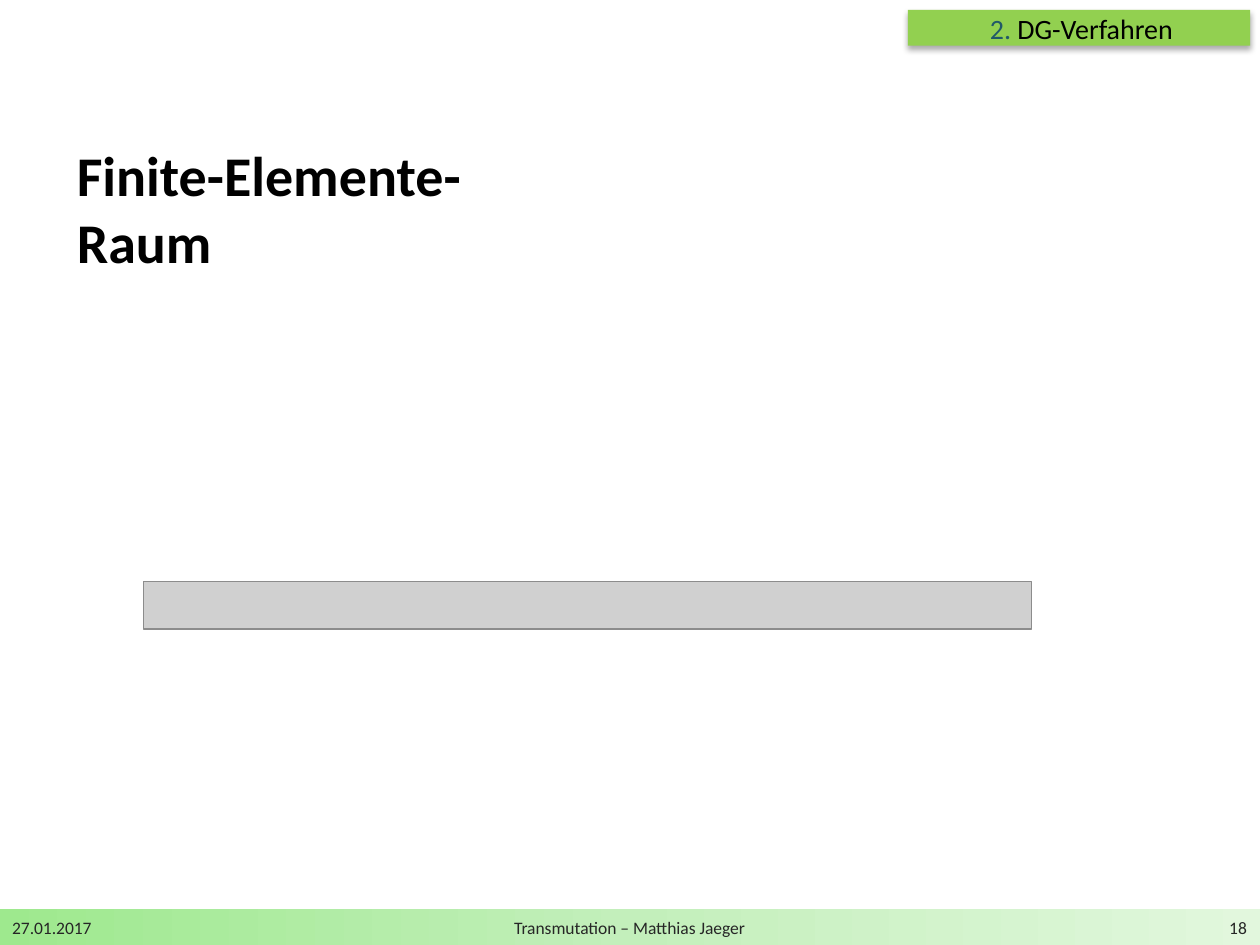
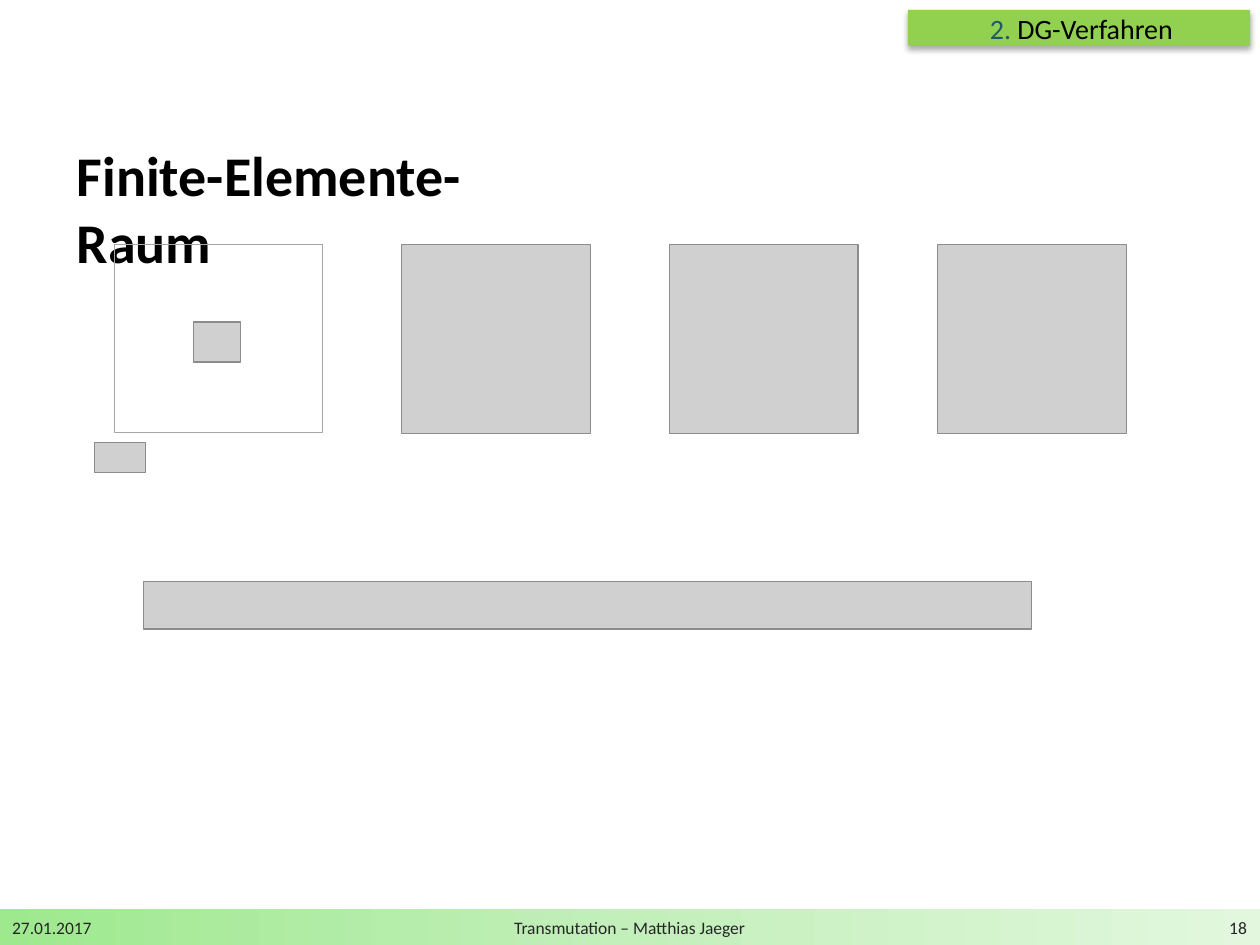
Before and after one commit to DerKleineGauss/Masterarbeit, a slide deck: slide 18 of Zwischenvortrag/Präsentation.pptx. Drawn at 1260x945 pixels with LibreOffice and Linux fonts; fonts in the diff are those of the drawing; grey boxes stand for pictures; background and template pictures are left out. Boxes give left, top, right and bottom in pixels: in the first picture for what was removed or moved away, otherwise in the second. Text is boxed around its words. In the diff, an @@ line names an element or a change of style, - is before the commit and + after.

```diff
--- a/Zwischenvortrag/Präsentation.pptx
+++ b/Zwischenvortrag/Präsentation.pptx
@@ rectangle added at [115, 244, 323, 433], outline #A6A6A6 0.5 pt @@
@@ picture added at [402, 244, 591, 433] @@
@@ picture added at [669, 244, 858, 433] @@
@@ picture added at [937, 244, 1126, 433] @@
@@ picture added at [194, 323, 242, 363] @@
@@ picture added at [94, 442, 146, 472] @@
```
Also in this commit, not shown: 4 other files.
